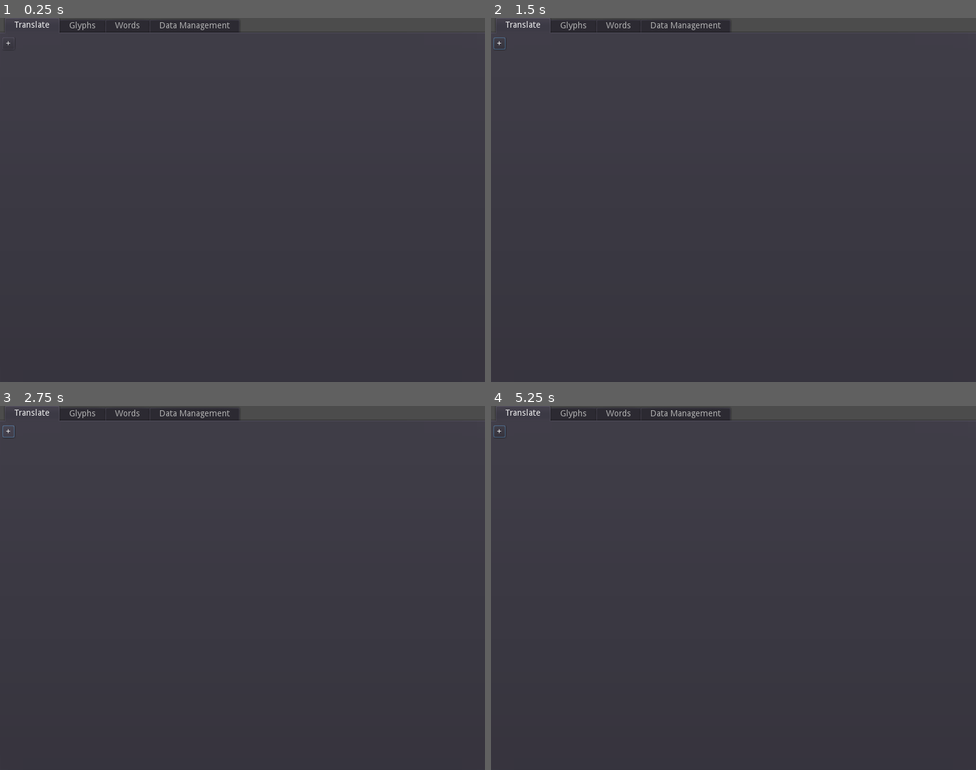
Above: before the commit, frames 1-4 (two rows, left to right).
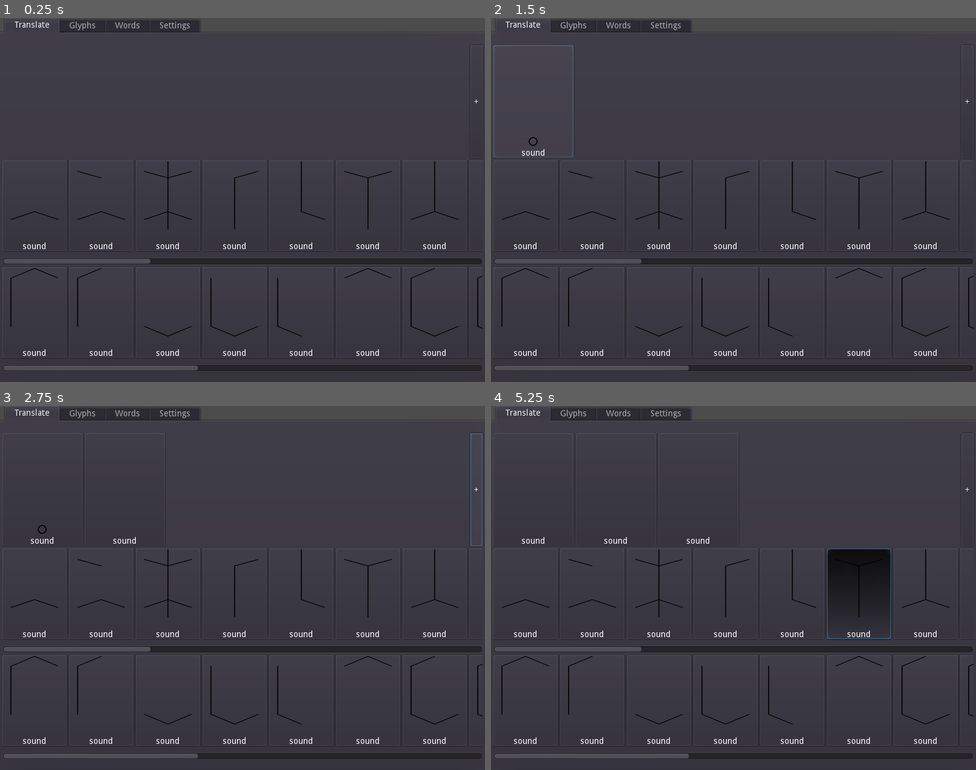
Above: after the commit, the same moments.

Repository: avn-0216-m/sphennec
Game: Godot game, scene res://DragTest.tscn
Same seed, same stepped clock (60 frames per second), same inputs: the game is played once before the commit and once after it.
Inputs (mouse positions are in pixels of both pictures, inside the frame that each line leads up to):
- Up to frame 1 (0.25 s): no input
- Up to frame 2 (1.5 s): click "+" at 0.5 s; click (534, 101) at 1.27 s
- Up to frame 3 (2.75 s): click "+" at 2 s
- Up to frame 4 (5.25 s): click (534, 489) at 2.77 s; click "+" at 3.5 s; click (534, 489) at 4.27 s; tap Enter (ui_accept) at 5 s; move the mouse to (840, 569) at 5.02 s; hold Enter (ui_accept) from 5.03 s (still down); click (840, 569) at 5.17 s

The runs differ from the first frame. In frame 1, 3.3% of the frame differs, in the area x 0-100%, y 0-97%; in frame 2, 3.5%; in frame 3, 3.5%; in frame 4, 5.5%.

Commit message:
a whoooole fuckin fuckload of work man im proud of myself

Diff:
--- /dev/null
+++ b/AutoSave.gd
@@ -0,0 +1,12 @@
+extends CheckBox
+
+var autosave: bool = true
+
+
+func timer_done():
+	print("Autosaving!")
+	return
+	DATA.save_file()
+
+func toggle(val: bool):
+	$Timer.paused = !val
--- a/DATA.gd
+++ b/DATA.gd
@@ -2,7 +2,7 @@
 
 var glyphColor = Color("000000")
 
-var glyphs: Array = [
+var baseGlyphs: Array = [
 	Glyph.new(preload("res://glyphs/Inner 1.png"), Glyph.Type.INNER),
 	Glyph.new(preload("res://glyphs/Inner 2.png"), Glyph.Type.INNER),
 	Glyph.new(preload("res://glyphs/Inner 3.png"), Glyph.Type.INNER),
@@ -82,29 +82,29 @@
 	return byte.substr(0,1) == "1"
 
 func set_translation(key, value):
-	glyphs[key] = value
+	return
 
-func load_file():
-	print("Loading glyphs...")
-	var fh = File.new()
-	if not fh.file_exists("user://sphennec.dat"):
-		print("Creating new save file.")
-		save_file()
-	fh.open("user://sphennec.dat", File.READ)
-	glyphs = JSON.parse(fh.get_line()).get_result()
-	fh.close()
-	print("Loaded:")
-	print(glyphs)
+#func load_from_file():
+#	print("Loading glyphs...")
+#	var fh = File.new()
+#	if not fh.file_exists("user://sphennec.dat"):
+#		print("Creating new save file.")
+#		save_to_file()
+#	fh.open("user://sphennec.dat", File.READ)
+#	baseGlyphs = JSON.parse(fh.get_line()).get_result()
+#	fh.close()
+#	print("Loaded:")
+#	print(baseGlyphs)
 
-func save_file():
+func save_to_file():
 	print("Saving glyphs...")
-	print(glyphs)
+	print(baseGlyphs)
 	var fh = File.new()
 	fh.open("user://sphennec.dat", File.WRITE)
-	fh.store_line(to_json(glyphs))
+	fh.store_line(to_json(baseGlyphs))
 	fh.close()
 	print("Saved:")
-	print(glyphs)
+	print(baseGlyphs)
 
 #func get_bin_translation(bin):
 #	return get_translation(bin_to_dec(bin))
--- a/DragTest.tscn
+++ b/DragTest.tscn
@@ -1,15 +1,23 @@
-[gd_scene load_steps=2 format=2]
+[gd_scene load_steps=4 format=2]
 
 [ext_resource path="res://GlyphsTab.gd" type="Script" id=1]
+[ext_resource path="res://AutoSave.gd" type="Script" id=2]
+[ext_resource path="res://TranslateTab.gd" type="Script" id=4]
 
 [node name="Sphennec" type="Control"]
 anchor_right = 1.0
 anchor_bottom = 1.0
+rect_min_size = Vector2( 800, 600 )
 mouse_filter = 1
+size_flags_horizontal = 0
+size_flags_vertical = 0
 
 [node name="TabContainer" type="TabContainer" parent="."]
 anchor_right = 1.0
 anchor_bottom = 1.0
+rect_min_size = Vector2( 800, 600 )
+size_flags_horizontal = 0
+size_flags_vertical = 0
 tab_align = 0
 
 [node name="Translate" type="Tabs" parent="TabContainer"]
@@ -19,46 +27,64 @@
 margin_top = 32.0
 margin_right = -4.0
 margin_bottom = -4.0
+script = ExtResource( 4 )
 
-[node name="Selected Glyphs" type="VBoxContainer" parent="TabContainer/Translate"]
+[node name="VBoxContainer" type="VBoxContainer" parent="TabContainer/Translate"]
 anchor_right = 1.0
 anchor_bottom = 1.0
-custom_constants/separation = 100
+size_flags_horizontal = 0
+size_flags_vertical = 0
 alignment = 1
 
-[node name="Glyph Editor" type="ScrollContainer" parent="TabContainer/Translate/Selected Glyphs"]
+[node name="HBoxContainer2" type="HBoxContainer" parent="TabContainer/Translate/VBoxContainer"]
+margin_top = 25.0
 margin_right = 792.0
-margin_bottom = 121.0
+margin_bottom = 211.0
+rect_min_size = Vector2( 0, 186 )
+
+[node name="Glyph Editor" type="ScrollContainer" parent="TabContainer/Translate/VBoxContainer/HBoxContainer2"]
+margin_right = 768.0
+margin_bottom = 186.0
+rect_min_size = Vector2( 0, 150 )
 size_flags_horizontal = 3
-size_flags_vertical = 3
 scroll_vertical_enabled = false
 
-[node name="HBoxContainer" type="HBoxContainer" parent="TabContainer/Translate/Selected Glyphs/Glyph Editor"]
-margin_right = 20.0
-margin_bottom = 20.0
-
-[node name="Button" type="Button" parent="TabContainer/Translate/Selected Glyphs/Glyph Editor/HBoxContainer"]
-margin_right = 20.0
-margin_bottom = 20.0
-text = "+"
-
-[node name="Inner Glyphs" type="ScrollContainer" parent="TabContainer/Translate/Selected Glyphs"]
-margin_top = 221.0
-margin_right = 792.0
-margin_bottom = 342.0
+[node name="HBoxContainer" type="HBoxContainer" parent="TabContainer/Translate/VBoxContainer/HBoxContainer2/Glyph Editor"]
+margin_right = 768.0
+margin_bottom = 186.0
+rect_min_size = Vector2( 0, 150 )
 size_flags_horizontal = 3
 size_flags_vertical = 3
 
-[node name="HBoxContainer" type="HBoxContainer" parent="TabContainer/Translate/Selected Glyphs/Inner Glyphs"]
+[node name="AddNew" type="Button" parent="TabContainer/Translate/VBoxContainer/HBoxContainer2"]
+margin_left = 772.0
+margin_right = 792.0
+margin_bottom = 186.0
+text = "+"
 
-[node name="Outer Glyphs" type="ScrollContainer" parent="TabContainer/Translate/Selected Glyphs"]
-margin_top = 442.0
+[node name="Inner Glyphs" type="ScrollContainer" parent="TabContainer/Translate/VBoxContainer"]
+margin_top = 215.0
 margin_right = 792.0
-margin_bottom = 564.0
+margin_bottom = 375.0
+scroll_vertical_enabled = false
+
+[node name="HBoxContainer" type="HBoxContainer" parent="TabContainer/Translate/VBoxContainer/Inner Glyphs"]
+margin_right = 792.0
+margin_bottom = 160.0
+rect_min_size = Vector2( 0, 160 )
 size_flags_horizontal = 3
-size_flags_vertical = 3
 
-[node name="HBoxContainer" type="HBoxContainer" parent="TabContainer/Translate/Selected Glyphs/Outer Glyphs"]
+[node name="Outer Glyphs" type="ScrollContainer" parent="TabContainer/Translate/VBoxContainer"]
+margin_top = 379.0
+margin_right = 792.0
+margin_bottom = 539.0
+size_flags_vertical = 0
+scroll_vertical_enabled = false
+
+[node name="HBoxContainer" type="HBoxContainer" parent="TabContainer/Translate/VBoxContainer/Outer Glyphs"]
+margin_bottom = 160.0
+rect_min_size = Vector2( 0, 160 )
+size_flags_vertical = 0
 
 [node name="Glyphs" type="Tabs" parent="TabContainer"]
 visible = false
@@ -73,6 +99,8 @@
 [node name="VBoxContainer" type="VBoxContainer" parent="TabContainer/Glyphs"]
 anchor_right = 1.0
 anchor_bottom = 1.0
+size_flags_horizontal = 3
+size_flags_vertical = 3
 
 [node name="Label" type="Label" parent="TabContainer/Glyphs/VBoxContainer"]
 margin_right = 792.0
@@ -85,14 +113,15 @@
 margin_bottom = 280.0
 size_flags_horizontal = 3
 size_flags_vertical = 3
+scroll_vertical_enabled = false
 
 [node name="Inner Glyphs" type="HBoxContainer" parent="TabContainer/Glyphs/VBoxContainer/ScrollContainer"]
 margin_right = 792.0
 margin_bottom = 262.0
+grow_horizontal = 0
+rect_min_size = Vector2( 0, 150 )
 size_flags_horizontal = 3
 size_flags_vertical = 3
-custom_constants/separation = 10
-alignment = 1
 
 [node name="Label2" type="Label" parent="TabContainer/Glyphs/VBoxContainer"]
 margin_top = 284.0
@@ -106,14 +135,14 @@
 margin_bottom = 564.0
 size_flags_horizontal = 3
 size_flags_vertical = 3
+scroll_vertical_enabled = false
 
 [node name="Outer Glyphs" type="HBoxContainer" parent="TabContainer/Glyphs/VBoxContainer/ScrollContainer2"]
 margin_right = 792.0
 margin_bottom = 262.0
+rect_min_size = Vector2( 0, 150 )
 size_flags_horizontal = 3
 size_flags_vertical = 3
-custom_constants/separation = 10
-alignment = 1
 
 [node name="Words" type="Tabs" parent="TabContainer"]
 visible = false
@@ -124,7 +153,7 @@
 margin_right = -4.0
 margin_bottom = -4.0
 
-[node name="Data Management" type="Tabs" parent="TabContainer"]
+[node name="Settings" type="Tabs" parent="TabContainer"]
 visible = false
 anchor_right = 1.0
 anchor_bottom = 1.0
@@ -132,3 +161,27 @@
 margin_top = 32.0
 margin_right = -4.0
 margin_bottom = -4.0
+
+[node name="VBoxContainer" type="VBoxContainer" parent="TabContainer/Settings"]
+anchor_left = 0.4
+anchor_right = 0.6
+anchor_bottom = 1.0
+margin_left = -61.0
+margin_right = 61.0
+alignment = 1
+
+[node name="AutoSave" type="CheckBox" parent="TabContainer/Settings/VBoxContainer"]
+margin_top = 270.0
+margin_right = 280.0
+margin_bottom = 294.0
+pressed = true
+text = "Autosave (10s)"
+script = ExtResource( 2 )
+
+[node name="Timer" type="Timer" parent="TabContainer/Settings/VBoxContainer/AutoSave"]
+wait_time = 10.0
+autostart = true
+
+[connection signal="pressed" from="TabContainer/Translate/VBoxContainer/HBoxContainer2/AddNew" to="TabContainer/Translate" method="add_new_glyph"]
+[connection signal="toggled" from="TabContainer/Settings/VBoxContainer/AutoSave" to="TabContainer/Settings/VBoxContainer/AutoSave" method="toggle"]
+[connection signal="timeout" from="TabContainer/Settings/VBoxContainer/AutoSave/Timer" to="TabContainer/Settings/VBoxContainer/AutoSave" method="timer_done"]
--- a/DraggableRect.gd
+++ /dev/null
@@ -1,19 +0,0 @@
-extends TextureButton
-
-
-# Declare member variables here. Examples:
-# var a = 2
-# var b = "text"
-
-
-# Called when the node enters the scene tree for the first time.
-func _ready():
-	pass # Replace with function body.
-
-func get_drag_data(_position):
-	print("Getting drag data.")
-	return "beep"
-
-# Called every frame. 'delta' is the elapsed time since the previous frame.
-#func _process(delta):
-#	print(get_drag_data())
--- /dev/null
+++ b/EditPopup.gd
@@ -0,0 +1 @@
+extends PopupMenu
--- /dev/null
+++ b/FlipCircle.tres
@@ -0,0 +1,3 @@
+[gd_resource type="Theme" format=2]
+
+[resource]
--- a/Glyph2.gd
+++ b/Glyph2.gd
@@ -1,33 +1,118 @@
-extends VBoxContainer
+extends AspectRatioContainer
 
 var innerGlyph: Glyph
 var outerGlyph: Glyph
+var flipped: bool = false
+enum Mode {TRANSLATE, EDIT, ADD}
+var mode
+var original_size: Vector2
+var grow_size: Vector2
+
+signal append_glyph
 
 # Declare member variables here. Examples:
 # var a = 2
 # var b = "text"
 
+func _ready():
+	original_size = rect_min_size
+	grow_size = rect_min_size * 1.05
+	$ColorRect.parent = self
+
+func set_mode(newMode: int):
+	mode = newMode
+
 func update():
 
-	$ColorRect/Inner.modulate = DATA.glyphColor
-	$ColorRect/Outer.modulate = DATA.glyphColor
+	# --- General Stuff ---
+	# Set flip circle visibility
+	$ColorRect/VBoxContainer/CenterContainer/FlipCircle.visible = flipped
+
+	$ColorRect/VBoxContainer/Glyphs/.modulate = DATA.glyphColor
+	$ColorRect/VBoxContainer/Glyphs/.modulate = DATA.glyphColor
+	$ColorRect/VBoxContainer/CenterContainer/FlipCircle.modulate = DATA.glyphColor
 
 	if outerGlyph != null:
-		$ColorRect/Outer.texture = outerGlyph.texture
-		$ColorRect/Popup/MarginContainer/VBoxContainer/Label.text = "Sound: " + outerGlyph.sound
-		$Label.text = outerGlyph.sound
+		$ColorRect/VBoxContainer/Glyphs/Outer.texture = outerGlyph.texture
 	if innerGlyph != null:
-		$ColorRect/Inner.texture = innerGlyph.texture
-		$ColorRect/Popup/MarginContainer/VBoxContainer/Label.text = "Sound: " + innerGlyph.sound
-		$Label.text = innerGlyph.sound
+		$ColorRect/VBoxContainer/Glyphs/Inner.texture = innerGlyph.texture
+	if outerGlyph != null and innerGlyph != null:
+		if not flipped:
+			$ColorRect/VBoxContainer/Label.text = innerGlyph.sound.text + "-" + outerGlyph.sound.text
+		else:
+			$ColorRect/VBoxContainer/Label.text = outerGlyph.sound.text + "-" + innerGlyph.sound.text
+
+
+func get_active_texture():
+	if get_active_glyph() == null: return null
+	return $ColorRect/VBoxContainer/Glyphs/Inner if get_active_glyph().type == Glyph.Type.INNER else $ColorRect/VBoxContainer/Glyphs/Outer
+
+func get_active_glyph():
+	if mode == Mode.TRANSLATE:
+		print("no")
+		return null
+	if innerGlyph != null:
+		return innerGlyph
+	elif outerGlyph != null:
+		return outerGlyph
+	else:
+		print("something fucked up")
+		return null
 
 func set_glyph(glyph: Glyph):
 	if glyph.type == Glyph.Type.INNER:
 		innerGlyph = glyph
+	elif glyph.type == Glyph.Type.OUTER:
+		outerGlyph = glyph
 	else:
-		outerGlyph = glyph
+		print("AAAAAAAA")
 	update()
 
 
+
+
+func save_definition():
+	var newSound = Sound.new($ColorRect/Popup/MarginContainer/VBoxContainer/HBoxContainer/SoundEntry.text)
+	if $ColorRect/Popup/MarginContainer/VBoxContainer/ExampleEntry.text != "":
+		newSound.example = $ColorRect/Popup/MarginContainer/VBoxContainer/ExampleEntry.text
+
+	#Working under the assumption that editable glyphs only have an inner or an outer...
+	get_active_glyph().sound = newSound
+	$ColorRect/Popup.visible = false
+	update()
+
+func text_entry(event: InputEvent):
+	if not event.is_action_pressed("ui_accept"): return
+	save_definition()
+
+#func mouse_entered():
+#	if mode == Mode.EDIT or mode == Mode.ADD:
+#		$Tween.interpolate_property(self, "rect_min_size", rect_min_size, grow_size, 0.5, Tween.TRANS_CUBIC)
+#		$Tween.start()
+#
+#
+#func mouse_exited():
+#	if mode == Mode.EDIT or mode == Mode.ADD:
+#		$Tween.interpolate_property(self, "rect_min_size", rect_min_size, original_size, 0.5, Tween.TRANS_CUBIC)
+#		$Tween.start()
+
+
+func gui_input(event):
+	return
+	# used to handle right clicks.
+
+
+
+
 func button_pressed():
-	$ColorRect/Popup.popup(Rect2(get_viewport().get_mouse_position(), $ColorRect/Popup.rect_size))
+	match mode:
+		Mode.EDIT:
+			$ColorRect/Popup.popup(Rect2(get_viewport().get_mouse_position(), $ColorRect/Popup.rect_size))
+			yield(get_tree(), "idle_frame")
+			$ColorRect/Popup/MarginContainer/VBoxContainer/HBoxContainer/SoundEntry.grab_focus()
+		Mode.TRANSLATE:
+			flipped = !flipped
+			update()
+		Mode.ADD:
+			print("adding!")
+			emit_signal("append_glyph", get_active_glyph())
--- a/Glyph2.tscn
+++ b/Glyph2.tscn
@@ -1,57 +1,65 @@
-[gd_scene load_steps=2 format=2]
+[gd_scene load_steps=5 format=2]
 
 [ext_resource path="res://Glyph2.gd" type="Script" id=1]
+[ext_resource path="res://GlyphDragger.gd" type="Script" id=2]
+[ext_resource path="res://glyphs/flipcircle.png" type="Texture" id=3]
+[ext_resource path="res://FlipCircle.tres" type="Theme" id=6]
 
-[node name="VBoxContainer" type="VBoxContainer"]
-margin_right = 40.0
-margin_bottom = 40.0
+[node name="AspectRatioContainer" type="AspectRatioContainer"]
+anchor_left = 0.5
+anchor_top = 0.5
+anchor_right = 0.5
+anchor_bottom = 0.5
+margin_left = -265.5
+margin_top = -372.5
+margin_right = 265.5
+margin_bottom = 372.5
+rect_min_size = Vector2( 132, 186 )
+mouse_filter = 2
+size_flags_horizontal = 0
+size_flags_vertical = 0
+ratio = 0.712
 script = ExtResource( 1 )
 
 [node name="ColorRect" type="Button" parent="."]
-margin_right = 132.0
-margin_bottom = 186.0
-rect_min_size = Vector2( 132, 186 )
-size_flags_horizontal = 0
-size_flags_vertical = 0
-
-[node name="Inner" type="TextureRect" parent="ColorRect"]
-anchor_right = 1.0
-anchor_bottom = 1.0
-expand = true
-
-[node name="Outer" type="TextureRect" parent="ColorRect"]
-anchor_right = 1.0
-anchor_bottom = 1.0
-expand = true
+margin_left = 0.279999
+margin_right = 530.72
+margin_bottom = 745.0
+rect_min_size = Vector2( 99, 139.5 )
+size_flags_horizontal = 3
+size_flags_vertical = 3
+button_mask = 3
+script = ExtResource( 2 )
 
 [node name="Popup" type="PopupMenu" parent="ColorRect"]
-margin_right = 207.0
-margin_bottom = 54.0
+margin_top = 139.0
+margin_right = 242.0
+margin_bottom = 230.0
 
 [node name="MarginContainer" type="MarginContainer" parent="ColorRect/Popup"]
 anchor_right = 1.0
 anchor_bottom = 1.0
-margin_left = 6.0
-margin_top = 6.0
-margin_right = -6.0
-margin_bottom = -6.0
+margin_left = 7.0
+margin_top = 7.0
+margin_right = -7.0
+margin_bottom = -7.0
 
 [node name="VBoxContainer" type="VBoxContainer" parent="ColorRect/Popup/MarginContainer"]
-margin_right = 195.0
-margin_bottom = 42.0
+margin_right = 228.0
+margin_bottom = 77.0
 
 [node name="Label" type="Label" parent="ColorRect/Popup/MarginContainer/VBoxContainer"]
-margin_right = 195.0
+margin_right = 228.0
 margin_bottom = 14.0
 text = "Sound: \"editme\""
 
 [node name="HBoxContainer" type="HBoxContainer" parent="ColorRect/Popup/MarginContainer/VBoxContainer"]
 margin_top = 18.0
-margin_right = 195.0
+margin_right = 228.0
 margin_bottom = 42.0
 
 [node name="SoundEntry" type="LineEdit" parent="ColorRect/Popup/MarginContainer/VBoxContainer/HBoxContainer"]
-margin_right = 150.0
+margin_right = 183.0
 margin_bottom = 24.0
 size_flags_horizontal = 3
 expand_to_text_length = true
@@ -60,15 +68,84 @@
 caret_blink_speed = 0.5
 
 [node name="Save" type="Button" parent="ColorRect/Popup/MarginContainer/VBoxContainer/HBoxContainer"]
-margin_left = 154.0
-margin_right = 195.0
+margin_left = 187.0
+margin_right = 228.0
 margin_bottom = 24.0
 text = "Save"
 
-[node name="Label" type="Label" parent="."]
-margin_top = 190.0
-margin_right = 132.0
-margin_bottom = 204.0
+[node name="ExampleEntry" type="LineEdit" parent="ColorRect/Popup/MarginContainer/VBoxContainer"]
+margin_top = 46.0
+margin_right = 228.0
+margin_bottom = 70.0
+size_flags_horizontal = 3
+expand_to_text_length = true
+placeholder_text = "Example word (optional)"
+caret_blink = true
+caret_blink_speed = 0.5
+
+[node name="VBoxContainer" type="VBoxContainer" parent="ColorRect"]
+anchor_right = 1.0
+anchor_bottom = 1.0
+custom_constants/separation = 0
+
+[node name="Glyphs" type="Control" parent="ColorRect/VBoxContainer"]
+margin_right = 530.0
+margin_bottom = 711.0
+mouse_filter = 1
+size_flags_horizontal = 3
+size_flags_vertical = 3
+
+[node name="Inner" type="TextureRect" parent="ColorRect/VBoxContainer/Glyphs"]
+anchor_right = 1.0
+anchor_bottom = 1.0
+size_flags_horizontal = 3
+size_flags_vertical = 3
+expand = true
+stretch_mode = 6
+
+[node name="Outer" type="TextureRect" parent="ColorRect/VBoxContainer/Glyphs"]
+anchor_right = 1.0
+anchor_bottom = 1.0
+expand = true
+stretch_mode = 6
+
+[node name="CenterContainer" type="CenterContainer" parent="ColorRect/VBoxContainer"]
+margin_top = 711.0
+margin_right = 530.0
+margin_bottom = 726.0
+rect_min_size = Vector2( 0, 15 )
+
+[node name="FlipCircle" type="TextureRect" parent="ColorRect/VBoxContainer/CenterContainer"]
+visible = false
+margin_left = 257.0
+margin_right = 272.0
+margin_bottom = 15.0
+rect_min_size = Vector2( 15, 15 )
+size_flags_horizontal = 0
+size_flags_vertical = 0
+theme = ExtResource( 6 )
+texture = ExtResource( 3 )
+expand = true
+stretch_mode = 6
+
+[node name="Spacer" type="Control" parent="ColorRect/VBoxContainer"]
+margin_top = 726.0
+margin_right = 530.0
+margin_bottom = 731.0
+rect_min_size = Vector2( 0, 5 )
+
+[node name="Label" type="Label" parent="ColorRect/VBoxContainer"]
+margin_top = 731.0
+margin_right = 530.0
+margin_bottom = 745.0
+text = "sound"
 align = 1
 
+[node name="Tween" type="Tween" parent="."]
+
+[connection signal="gui_input" from="ColorRect" to="." method="gui_input"]
+[connection signal="mouse_entered" from="ColorRect" to="." method="mouse_entered"]
+[connection signal="mouse_exited" from="ColorRect" to="." method="mouse_exited"]
 [connection signal="pressed" from="ColorRect" to="." method="button_pressed"]
+[connection signal="text_entered" from="ColorRect/Popup/MarginContainer/VBoxContainer/HBoxContainer/SoundEntry" to="." method="text_entry"]
+[connection signal="pressed" from="ColorRect/Popup/MarginContainer/VBoxContainer/HBoxContainer/Save" to="." method="save_definition"]
--- a/GlyphClass.gd
+++ b/GlyphClass.gd
@@ -4,11 +4,11 @@
 enum Type {INNER, OUTER}
 
 var texture: StreamTexture
-var sound: String
+var sound: Sound
 var type: int
 
 
-func _init(initTexture, initType, initSound = "?"):
+func _init(initTexture, initType, initSound = Sound.new("?")):
 	texture = initTexture
 	sound = initSound
 	type = initType
--- /dev/null
+++ b/GlyphDragger.gd
@@ -0,0 +1,16 @@
+extends Button
+
+var parent: AspectRatioContainer
+
+# Called when the node enters the scene tree for the first time.
+func _ready():
+	pass # Replace with function body.
+
+func get_drag_data(_position):
+	return parent.get_active_glyph()
+
+func can_drop_data(_pos, _data):
+	return parent.mode == parent.Mode.TRANSLATE
+
+func drop_data(_pos, data):
+	parent.set_glyph(data)
--- a/GlyphsTab.gd
+++ b/GlyphsTab.gd
@@ -2,12 +2,14 @@
 
 onready var glyphSrc = preload("res://Glyph2.tscn")
 
-# Called when the node enters the scene tree for the first time.
+var scale = 0.32
+
 func _ready():
-	for glyph in DATA.glyphs:
-		print(glyph.sound)
+	for glyph in DATA.baseGlyphs:
 		var glyphObj = glyphSrc.instance()
 		glyphObj.set_glyph(glyph)
+		glyphObj.set_mode(1)
+		glyphObj.rect_min_size = Vector2(531,745) * scale
 		if glyph.type == Glyph.Type.INNER:
 			$"VBoxContainer/ScrollContainer/Inner Glyphs".add_child(glyphObj)
 		elif glyph.type == Glyph.Type.OUTER:
--- /dev/null
+++ b/SoundClass.gd
@@ -0,0 +1,9 @@
+extends Node
+class_name Sound
+
+var text: String = "?"
+var example: String = "?"
+
+func _init(initText, initExample = "N/A"):
+	text = initText
+	example = initExample
--- a/Sphennec.tscn
+++ b/Sphennec.tscn
@@ -4,7 +4,6 @@
 [ext_resource path="res://Glyph Count.gd" type="Script" id=3]
 
 [node name="Root" type="Control"]
-visible = false
 anchor_right = 1.0
 anchor_bottom = 1.0
 
--- /dev/null
+++ b/SphennecTabs.gd
@@ -0,0 +1,14 @@
+extends Tabs
+class_name SphennecTabs
+
+onready var glyphSrc = preload("res://Glyph2.tscn")
+
+func render_glyphs(innerList, outerList, mode):
+	for glyph in DATA.baseGlyphs:
+		var glyphObj = glyphSrc.instance()
+		glyphObj.set_glyph(glyph)
+		glyphObj.set_mode(mode)
+		if glyph.type == Glyph.Type.INNER:
+			get_node(innerList).add_child(glyphObj)
+		elif glyph.type == Glyph.Type.OUTER:
+			get_node(outerList).add_child(glyphObj)
--- /dev/null
+++ b/TranslateTab.gd
@@ -0,0 +1,28 @@
+extends Tabs
+
+onready var glyphSrc = preload("res://Glyph2.tscn")
+
+var scale = 0.2
+
+func _ready():
+	for glyph in DATA.baseGlyphs:
+		var glyphObj = glyphSrc.instance()
+		glyphObj.set_glyph(glyph)
+		glyphObj.set_mode(2)
+		glyphObj.rect_min_size = Vector2(531,745) * scale
+		glyphObj.connect("append_glyph", self, "append_glyph")
+		if glyph.type == Glyph.Type.INNER:
+			$"VBoxContainer/Inner Glyphs/HBoxContainer".add_child(glyphObj)
+		elif glyph.type == Glyph.Type.OUTER:
+			$"VBoxContainer/Outer Glyphs/HBoxContainer".add_child(glyphObj)
+
+
+func add_new_glyph(glyph = null):
+	var glyphObj = glyphSrc.instance()
+	glyphObj.set_mode(0)
+	if glyph != null:
+		glyphObj.set_glyph(glyph)
+	$"VBoxContainer/HBoxContainer2/Glyph Editor/HBoxContainer".add_child(glyphObj)
+
+func append_glyph(glyph: Glyph):
+	add_new_glyph(glyph)
--- a/project.godot
+++ b/project.godot
@@ -13,9 +13,21 @@
 "class": "Glyph",
 "language": "GDScript",
 "path": "res://GlyphClass.gd"
+}, {
+"base": "Node",
+"class": "Sound",
+"language": "GDScript",
+"path": "res://SoundClass.gd"
+}, {
+"base": "Tabs",
+"class": "SphennecTabs",
+"language": "GDScript",
+"path": "res://SphennecTabs.gd"
 } ]
 _global_script_class_icons={
-"Glyph": ""
+"Glyph": "",
+"Sound": "",
+"SphennecTabs": ""
 }
 
 [application]
@@ -33,6 +45,62 @@
 window/size/width=800
 window/size/resizable=false
 
+[input]
+
+ui_accept={
+"deadzone": 0.5,
+"events": [ Object(InputEventKey,"resource_local_to_scene":false,"resource_name":"","device":0,"alt":false,"shift":false,"control":false,"meta":false,"command":false,"pressed":false,"scancode":16777221,"physical_scancode":0,"unicode":0,"echo":false,"script":null)
+ ]
+}
+ui_select={
+"deadzone": 0.5,
+"events": [  ]
+}
+ui_cancel={
+"deadzone": 0.5,
+"events": [  ]
+}
+ui_focus_next={
+"deadzone": 0.5,
+"events": [  ]
+}
+ui_focus_prev={
+"deadzone": 0.5,
+"events": [  ]
+}
+ui_left={
+"deadzone": 0.5,
+"events": [  ]
+}
+ui_right={
+"deadzone": 0.5,
+"events": [  ]
+}
+ui_up={
+"deadzone": 0.5,
+"events": [  ]
+}
+ui_down={
+"deadzone": 0.5,
+"events": [  ]
+}
+ui_page_up={
+"deadzone": 0.5,
+"events": [  ]
+}
+ui_page_down={
+"deadzone": 0.5,
+"events": [  ]
+}
+ui_home={
+"deadzone": 0.5,
+"events": [  ]
+}
+ui_end={
+"deadzone": 0.5,
+"events": [  ]
+}
+
 [physics]
 
 common/enable_pause_aware_picking=true
Not shown, changed: Theme.tres
Binary file added: glyphs/flipcircle.png
Not shown, added: glyphs/flipcircle.png.import
